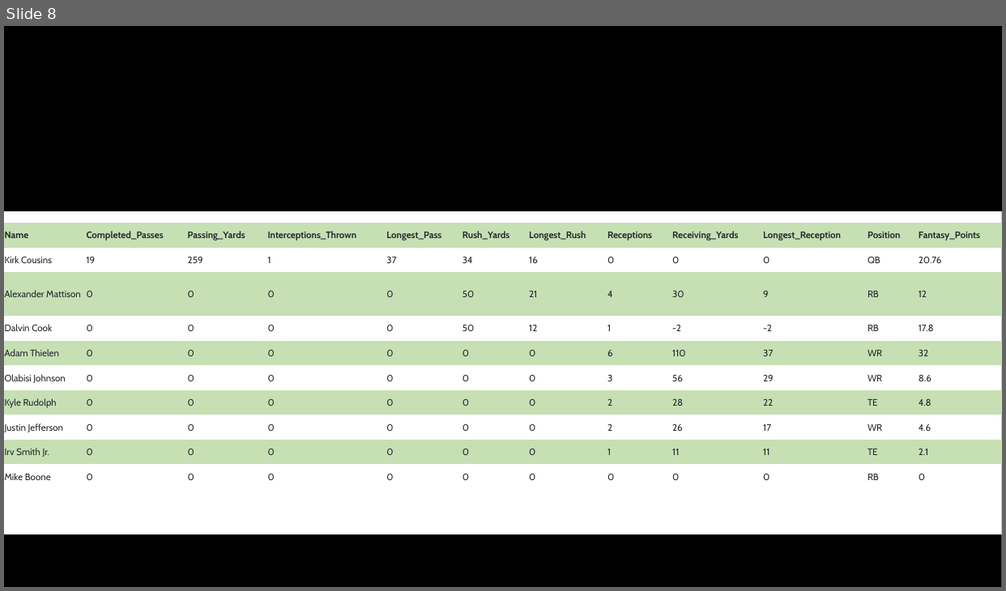
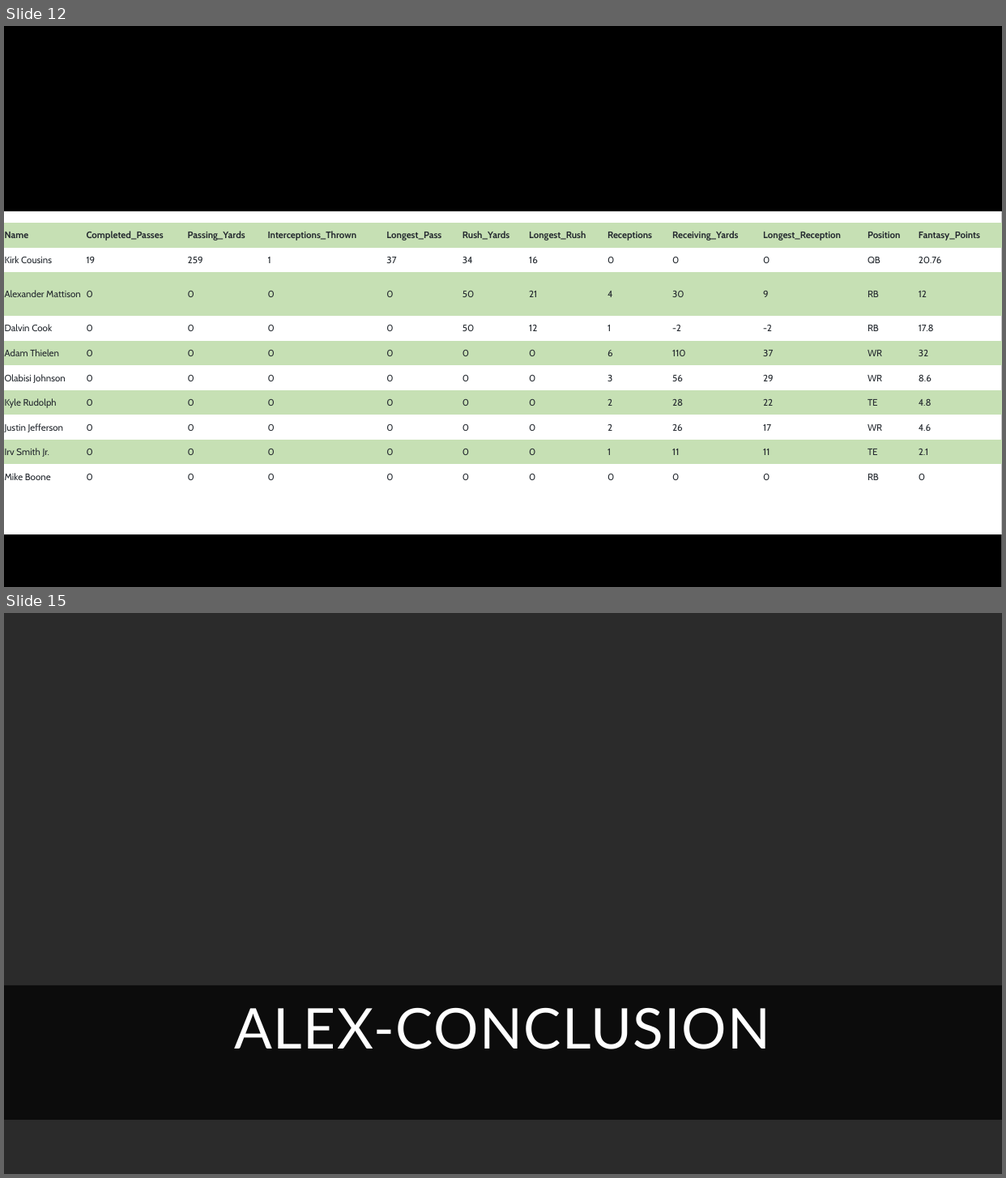
Before and after one commit to sbull32/team_cautious_waffle, a slide deck: Resources/Final.Presentation.pptx. Shown one above the other, each under a label of ours: slide 8 before the commit, slides 12 and 15 after it; the slides between them are not shown. The pictures are 1006x591 and 1006x1178 pixels, drawn with LibreOffice and Linux fonts; fonts in the diff are those of the drawing; background and template pictures are left out; a plain dark background stands for a picture behind light text. Boxes give left, top, right and bottom in pixels: in the first picture for what was removed or moved away, otherwise in the second. Text is boxed around its words. In the diff, an @@ line names an element or a change of style, - is before the commit and + after.

```diff
--- a/Resources/Final.Presentation.pptx
+++ b/Resources/Final.Presentation.pptx
@@ slide 15 added at box(4, 613, 1002, 1174), background picture (left out); not listed: 1 template element that a slide beside it also shows @@
@@ rectangle added at box(4, 613, 1002, 1174), fill #FFFFFF @@
@@ rectangle added at box(4, 957, 1002, 1174), fill #000000 @@
@@ rectangle added at box(4, 986, 1002, 1121), fill #000000 at 70% opacity @@
@@ title added at box(234, 1007, 770, 1050), 54 pt, text #FFFFFF @@
+ALEX-CONCLUSION
@@ what was slide 8 is now slide 12 @@
```
Also in this commit, not shown: 1 slide changed, 13 other slides added, 7 slides removed.
